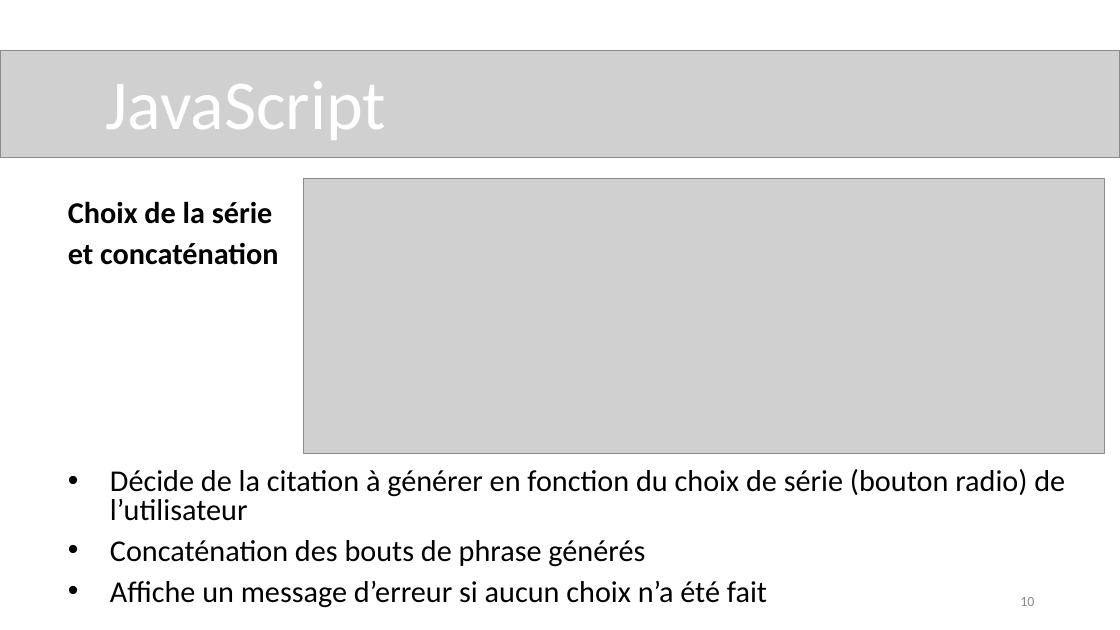
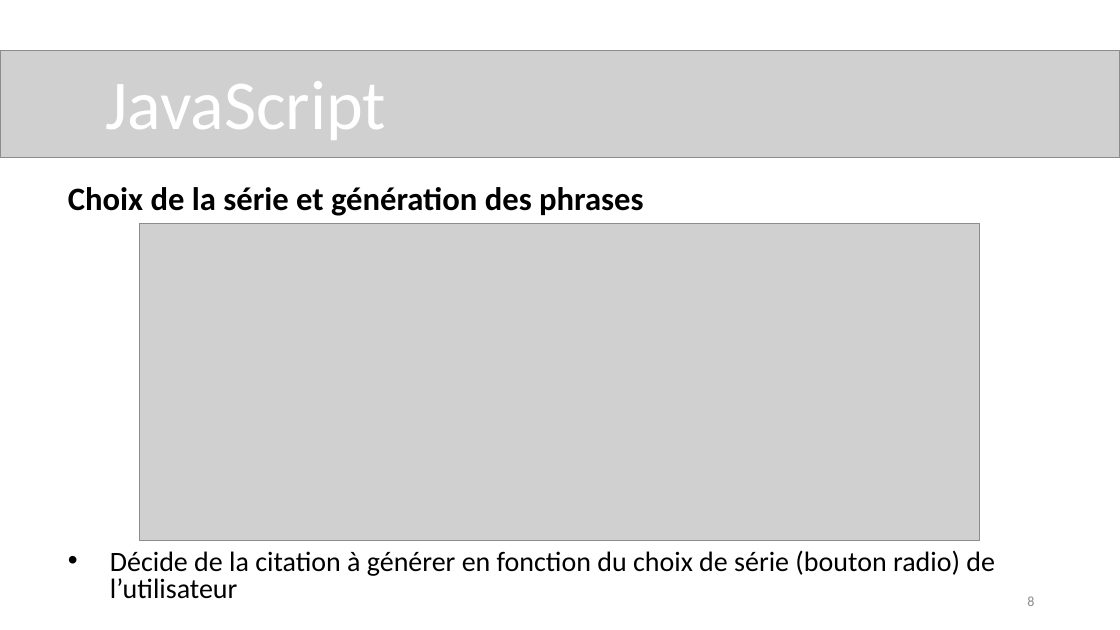
Before and after one commit to nmdoir/p5_citations, a slide deck: slide 8 of Présentation Générateur de citations.pptx (slide 10 before the commit). Drawn at 1120x630 pixels with LibreOffice and Linux fonts; fonts in the diff are those of the drawing; grey boxes stand for pictures. Boxes give left, top, right and bottom in pixels: in the first picture for what was removed or moved away, otherwise in the second. Text is boxed around its words. In the diff, an @@ line names an element or a change of style, - is before the commit and + after.

```diff
--- a/Présentation Générateur de citations.pptx
+++ b/Présentation Générateur de citations.pptx
@@ picture removed at <box>303,179,1105,454</box> @@
@@ subtitle "Choix de la série et ...": place and size @@
-subtitle "Choix de la série et ..." at <box>68,201,1065,608</box>
+subtitle "Choix de la série et ..." at <box>68,187,995,599</box>
@@ subtitle at <box>68,187,643,216</box>: text changed; size 25.9 to 28 pt @@
-Choix de la série
-et concaténation
+Choix de la série et génération des phrases
@@ picture added at <box>139,224,980,541</box> @@
@@ subtitle at <box>110,540,767,608</box>: paragraphs removed @@
-• Concaténation des bouts de phrase générés
-• Affiche un message d’erreur si aucun choix n’a été fait
@@ subtitle at <box>110,550,995,599</box>: size 25.9 to 24 pt in "Décide de la citation à générer en ..." @@
@@ page number at <box>1027,596,1034,606</box>: text changed @@
-10
+8
```
Also in this commit, not shown: 5 other slides changed, 1 slide removed, 2 other files.
